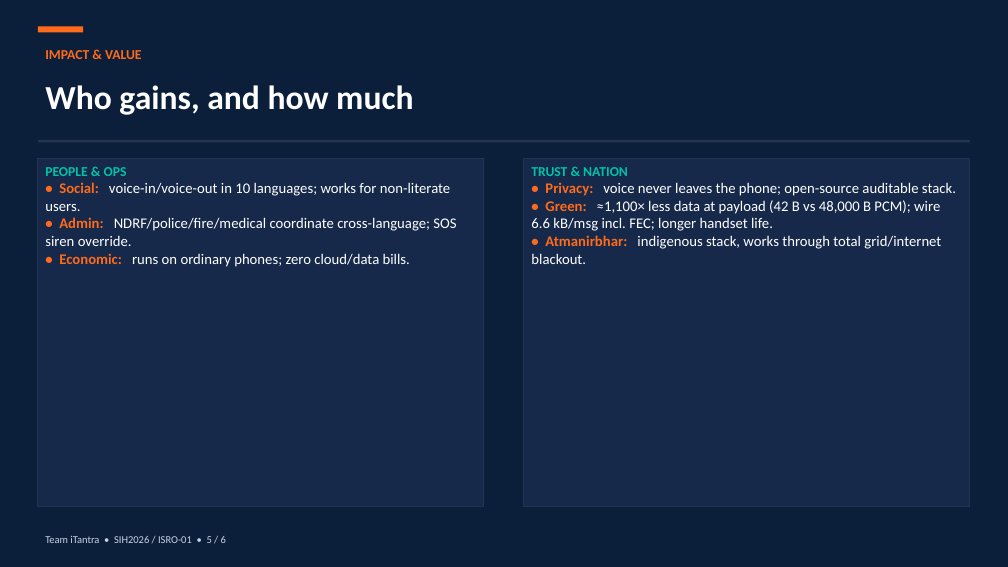
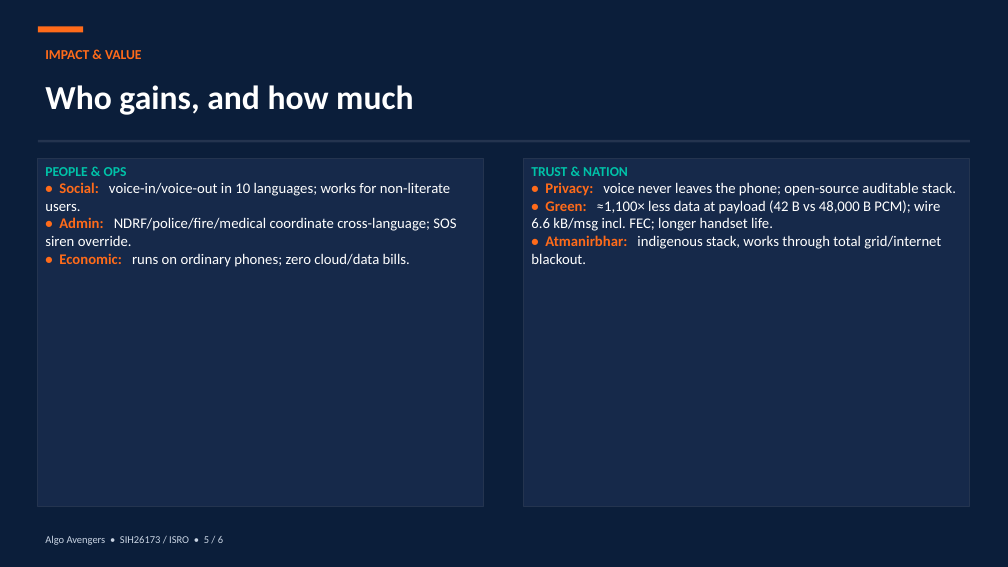
Before and after one commit to Janaki1711/SIH2026, a slide deck: slide 5 of iTantra_SIH2026.pptx. Drawn at 1008x567 pixels with LibreOffice and Linux fonts; fonts in the diff are those of the drawing. Boxes give left, top, right and bottom in pixels: in the first picture for what was removed or moved away, otherwise in the second. Text is boxed around its words. In the diff, an @@ line names an element or a change of style, - is before the commit and + after.

```diff
--- a/iTantra_SIH2026.pptx
+++ b/iTantra_SIH2026.pptx
@@ text at <box>45,535,223,545</box>: text changed @@
-Team iTantra • SIH2026 / ISRO-01 • 5 / 6
+Algo Avengers • SIH26173 / ISRO • 5 / 6
```
Also in this commit, not shown: 5 other slides changed, 2 other files.
